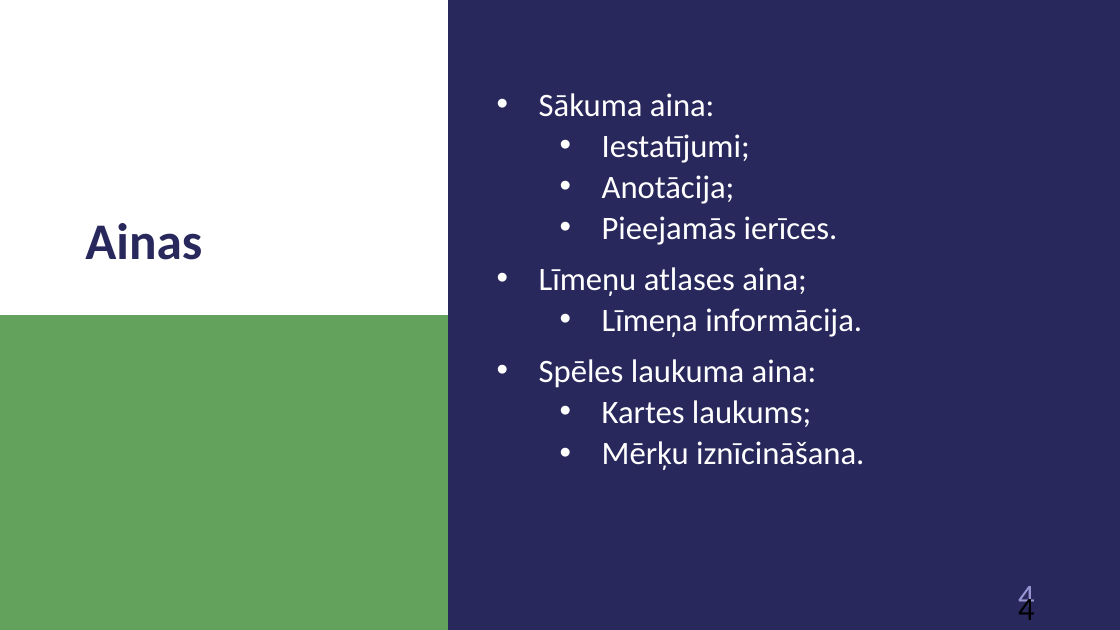
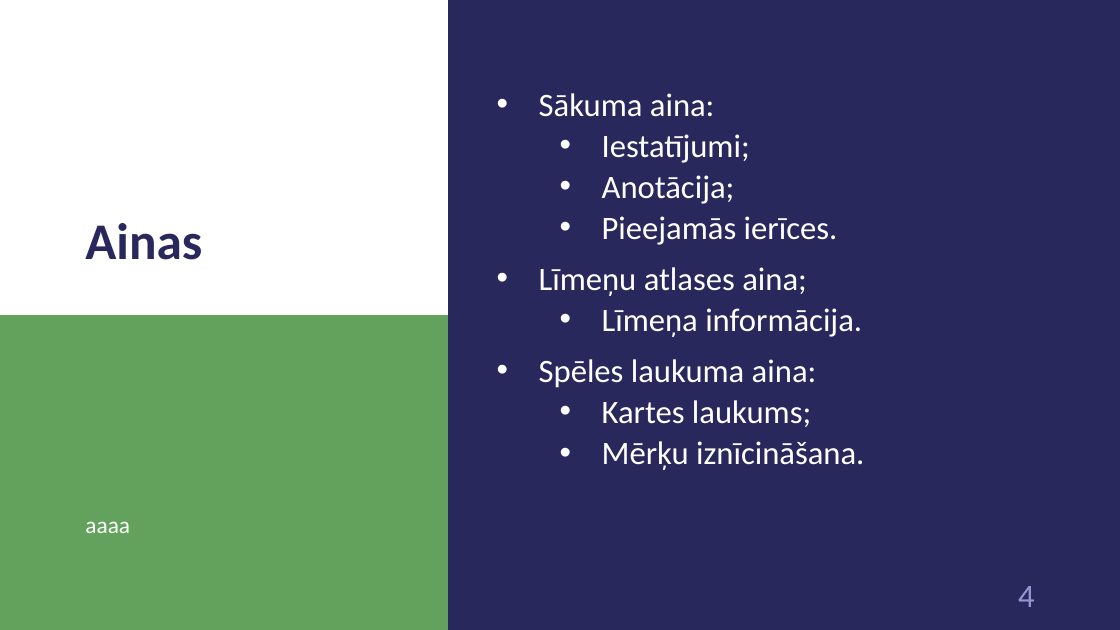
Before and after one commit to 1ivyatan/drumstalotajs, a slide deck: slide 4 of Documentation/Prezentācija.pptx. Drawn at 1120x630 pixels with LibreOffice and Linux fonts; fonts in the diff are those of the drawing. Boxes give left, top, right and bottom in pixels: in the first picture for what was removed or moved away, otherwise in the second. Text is boxed around its words. In the diff, an @@ line names an element or a change of style, - is before the commit and + after.

```diff
--- a/Documentation/Prezentācija.pptx
+++ b/Documentation/Prezentācija.pptx
@@ text added at (85,521,130,533), 20 pt, text #FFFFFF @@
+aaaa
@@ page number removed at (1018,586,1035,616) @@
-4
```
Also in this commit, not shown: 6 other slides changed, 21 slides added.
